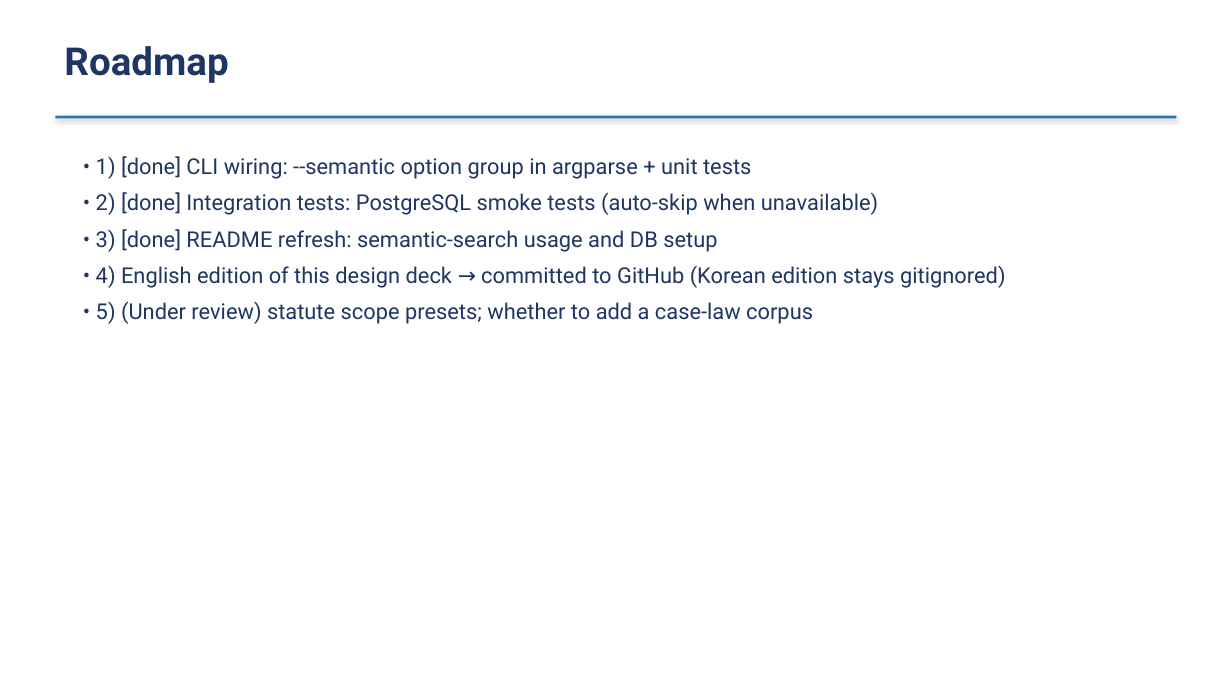
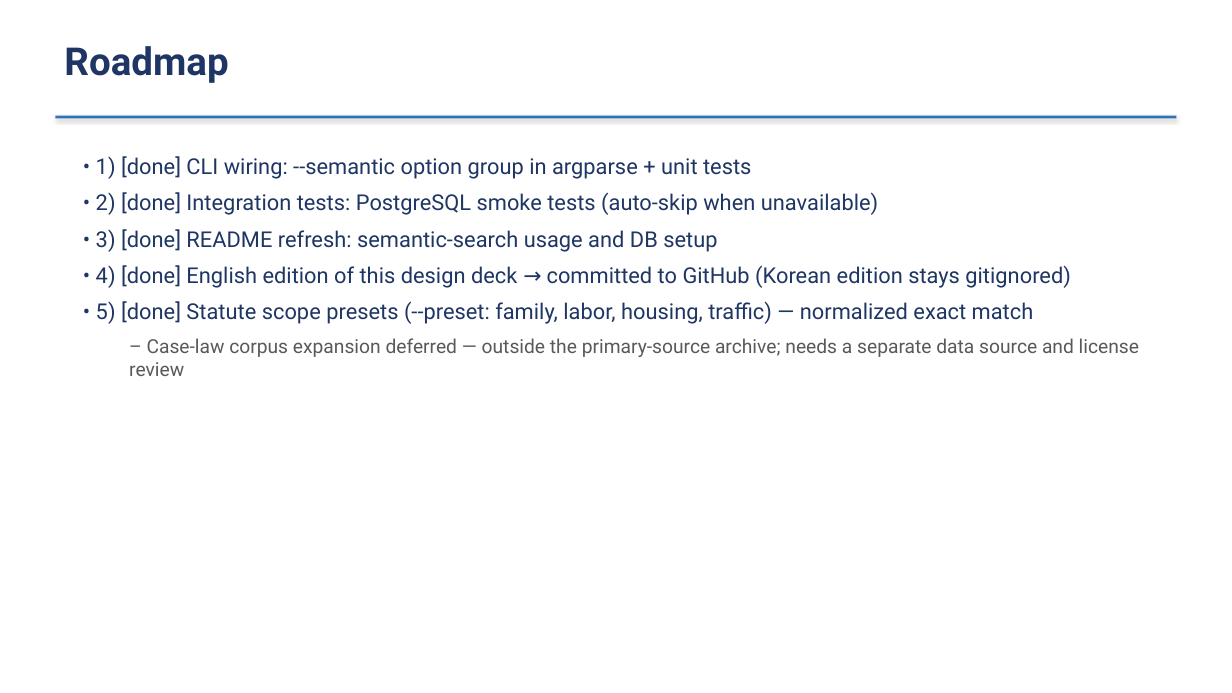
Before and after one commit to Do-yoon/law-cli, a slide deck: slide 9 of docs/law-cli-design-en.pptx. Drawn at 1232x693 pixels with LibreOffice and Linux fonts; fonts in the diff are those of the drawing. Boxes give left, top, right and bottom in pixels: in the first picture for what was removed or moved away, otherwise in the second. Text is boxed around its words. In the diff, an @@ line names an element or a change of style, - is before the commit and + after.

```diff
--- a/docs/law-cli-design-en.pptx
+++ b/docs/law-cli-design-en.pptx
@@ text at (96,265,1139,376): text changed @@
-• 4) English edition of this design deck → committed to GitHub (Korean edition stays gitignored)
-• 5) (Under review) statute scope presets; whether to add a case-law corpus
+• 4) [done] English edition of this design deck → committed to GitHub (Korean edition stays gitignored)
+• 5) [done] Statute scope presets (--preset: family, labor, housing, traffic) — normalized exact match
+  – Case-law corpus expansion deferred — outside the primary-source archive; needs a separate data source and license review
```
Also in this commit, not shown: 5 other files.
